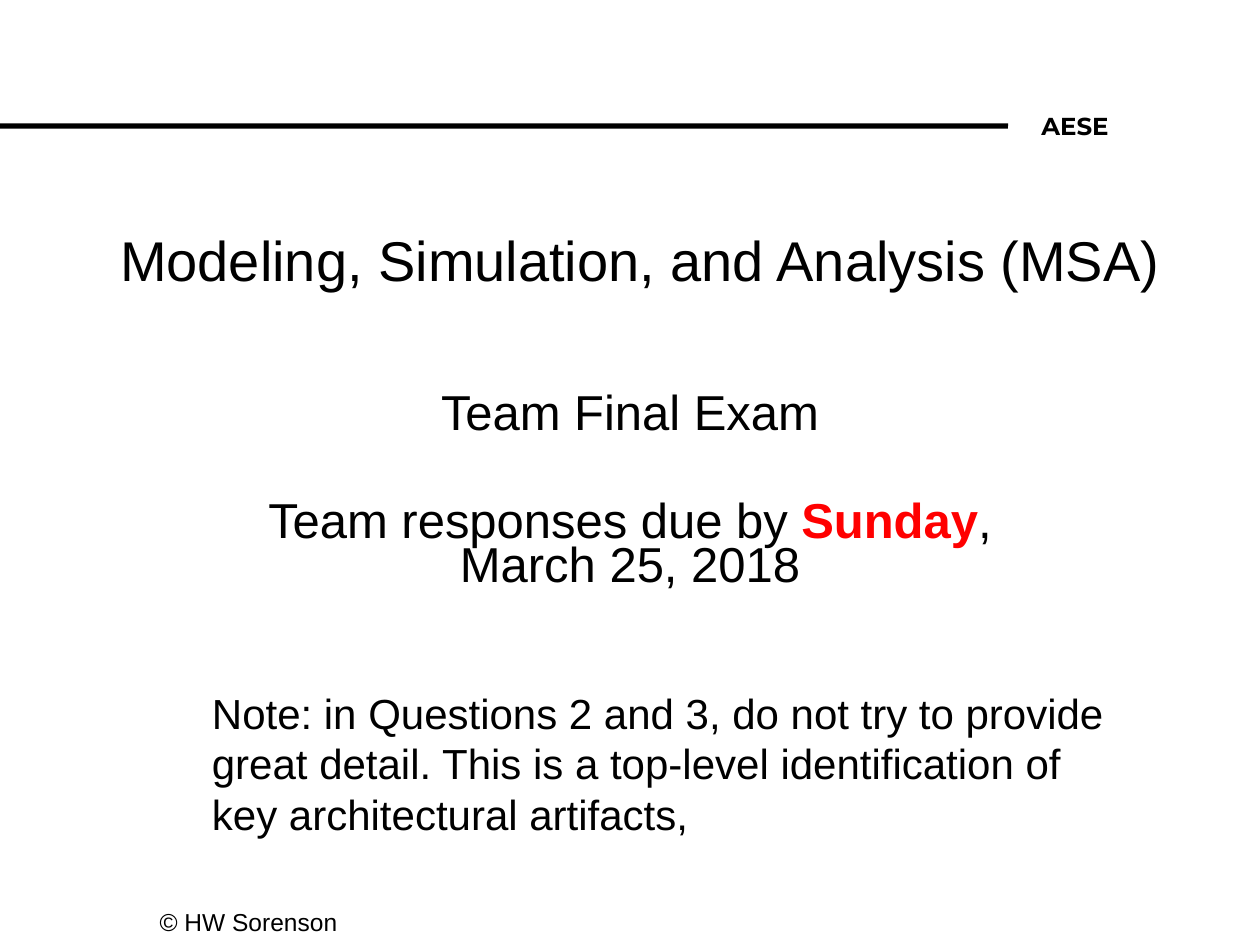
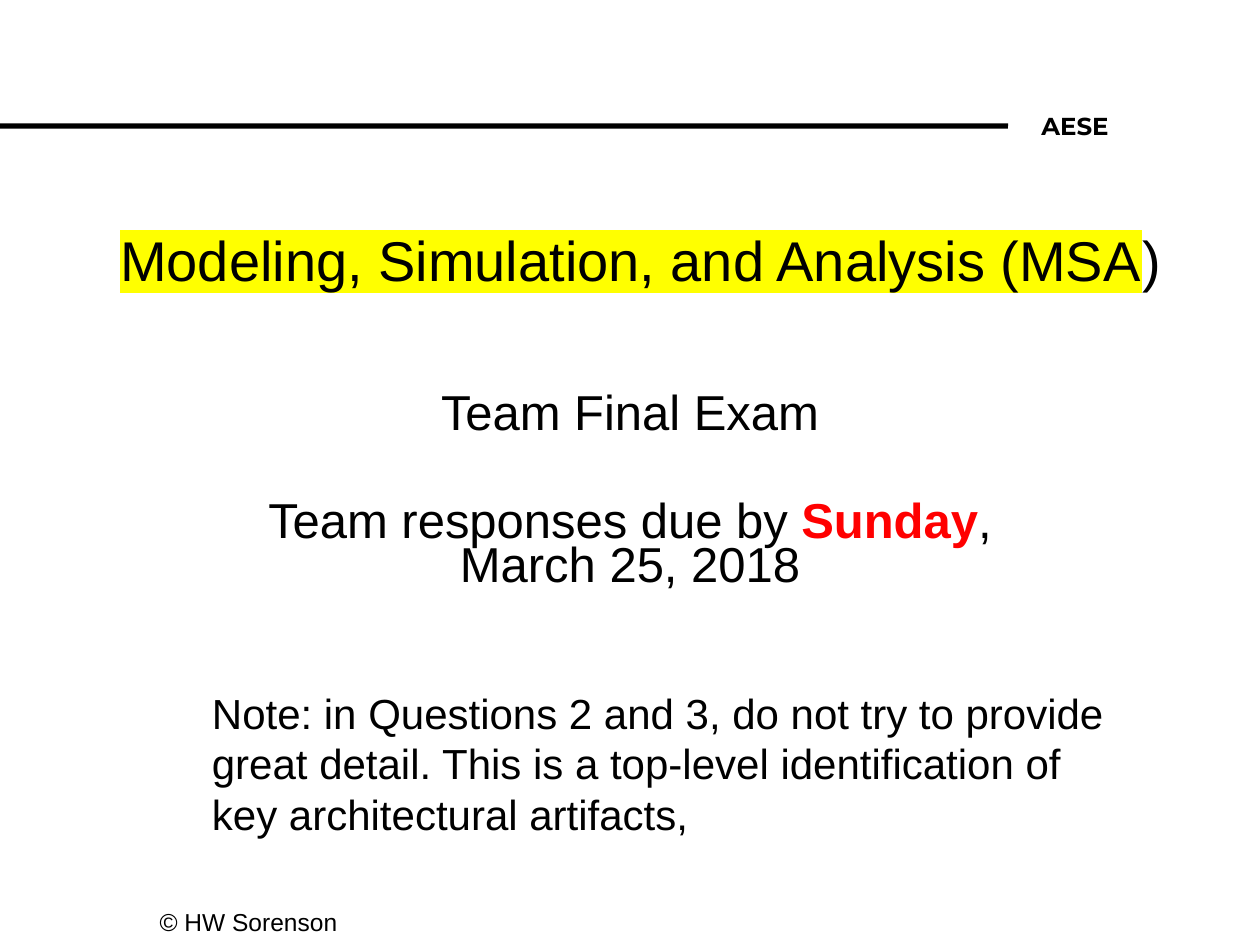
Before and after one commit to makarbasi/AESE, a slide deck: slide 1 of MSA Team Final Exam_AY2017.pptx. Drawn at 1260x945 pixels with LibreOffice and Linux fonts; fonts in the diff are those of the drawing; background and template pictures are left out. Boxes give left, top, right and bottom in pixels: in the first picture for what was removed or moved away, otherwise in the second. Text is boxed around its words. In the diff, an @@ line names an element or a change of style, - is before the commit and + after.

Commit message:
i highlighted the title

```diff
--- a/MSA Team Final Exam_AY2017.pptx
+++ b/MSA Team Final Exam_AY2017.pptx
@@ title "Modeling, Simulation, and Analysis (MSA)" at (120,236,1161,291): highlight none to #FFFF00 @@
```
